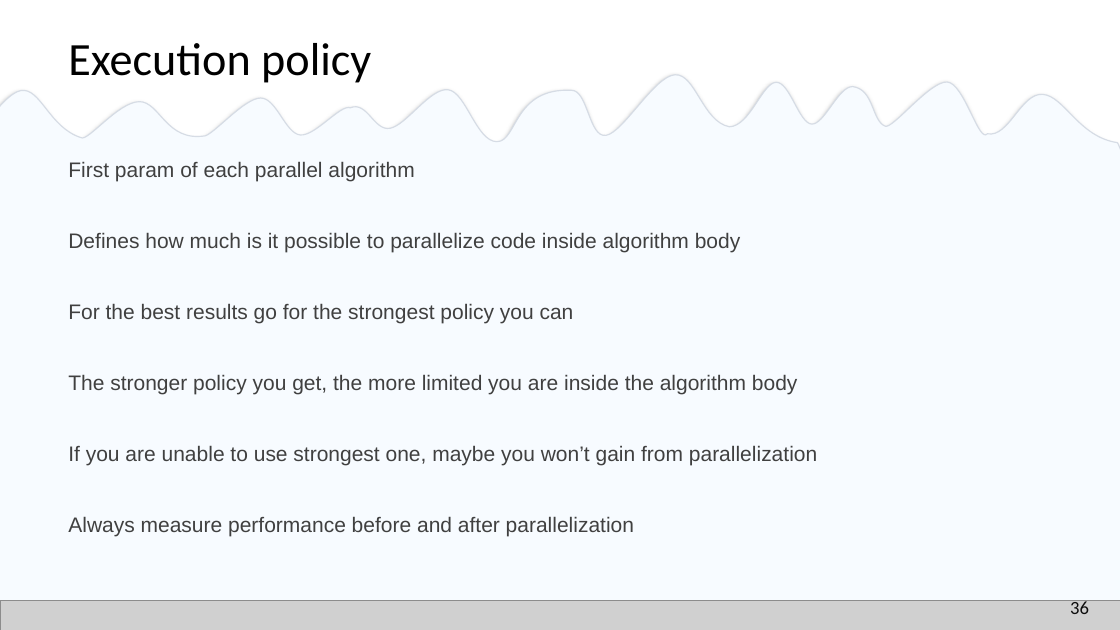
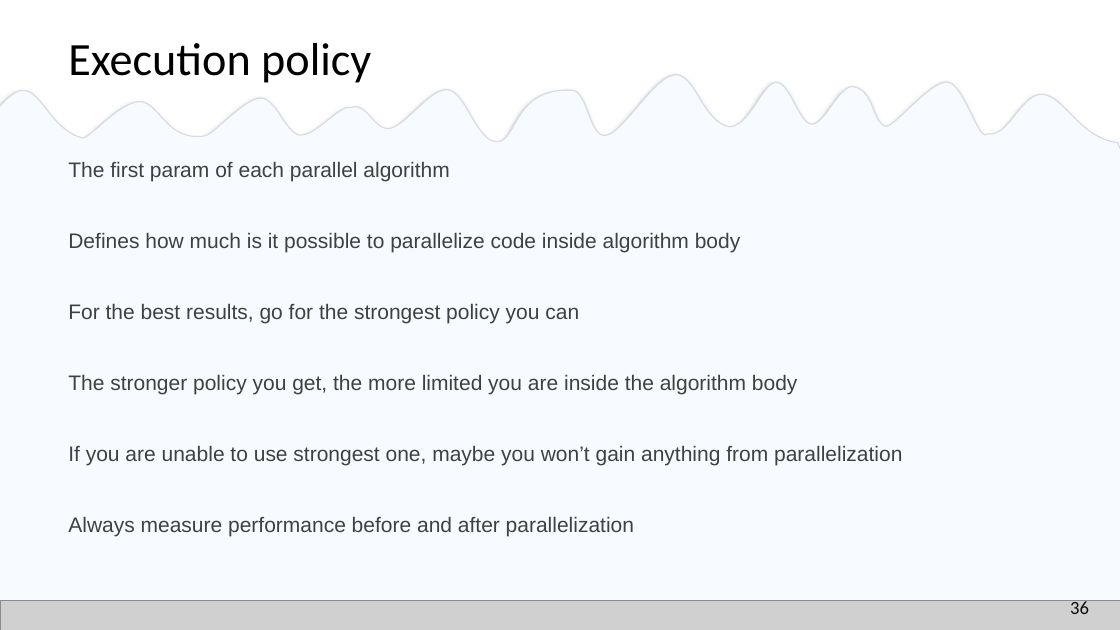
Before and after one commit to EmptySquareBubble/StoriesFromAParallelUniverse-, a slide deck: slide 37 of stories_from_a_paralel_universe.pptx. Drawn at 1120x630 pixels with LibreOffice and Linux fonts; fonts in the diff are those of the drawing; grey boxes stand for pictures. Boxes give left, top, right and bottom in pixels: in the first picture for what was removed or moved away, otherwise in the second. Text is boxed around its words. In the diff, an @@ line names an element or a change of style, - is before the commit and + after.

Commit message:
grammar

```diff
--- a/stories_from_a_paralel_universe.pptx
+++ b/stories_from_a_paralel_universe.pptx
@@ text at bbox=[68, 161, 449, 181]: text changed @@
-  First param of each parallel algorithm
+  The first param of each parallel algorithm
@@ text at bbox=[68, 303, 579, 323]: text changed @@
-  For the best results go for the strongest policy you can
+  For the best results, go for the strongest policy you can
@@ text at bbox=[68, 445, 902, 465]: text changed @@
-  If you are unable to use strongest one, maybe you won’t gain from parallelization
+  If you are unable to use strongest one, maybe you won’t gain anything from parallelization
```
Also in this commit, not shown: 14 other slides changed.
